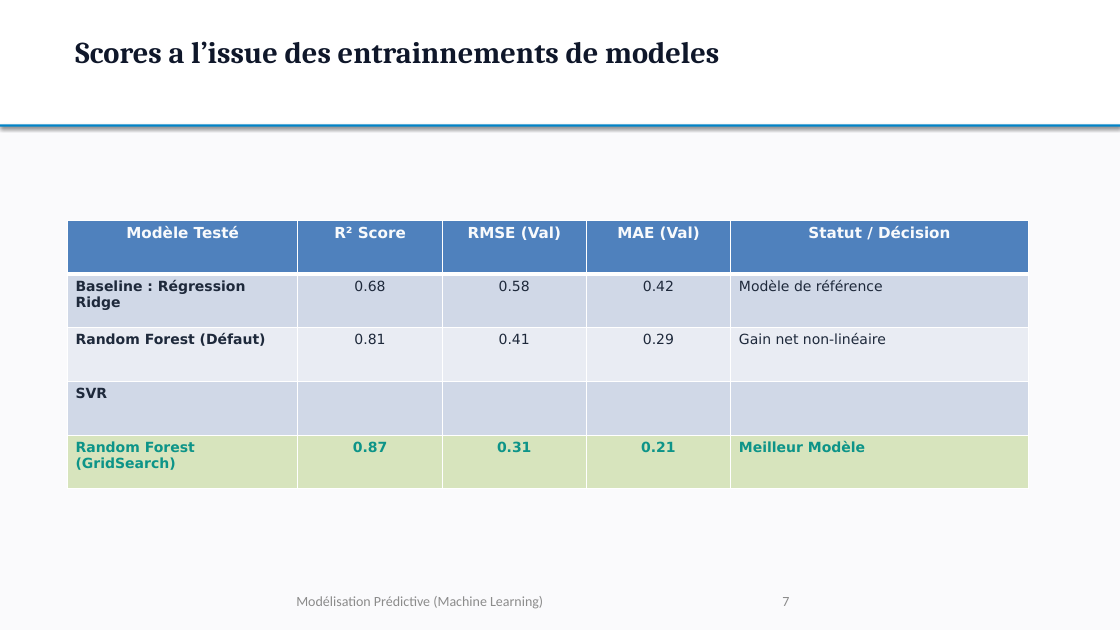
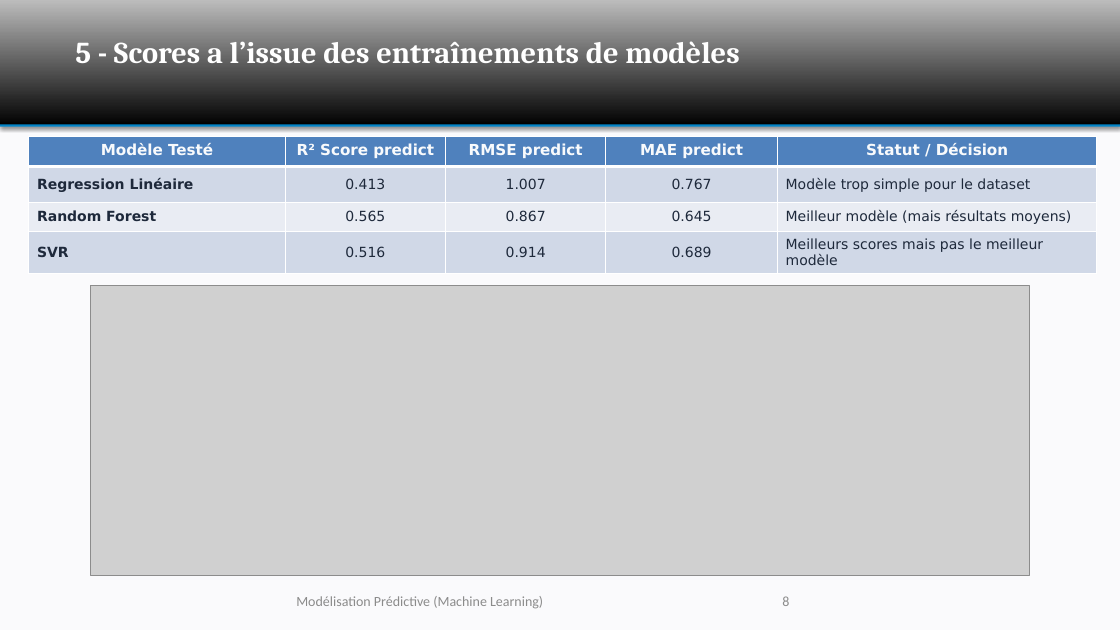
Before and after one commit to DavidRichomme/OC_P3_Anticipez_les_besoins_en_consommation_de_batiments, a slide deck: slide 8 of OC_P3_Support_Presentation.pptx (slide 7 before the commit). Drawn at 1120x630 pixels with LibreOffice and Linux fonts; fonts in the diff are those of the drawing; grey boxes stand for pictures; background and template pictures are left out. Boxes give left, top, right and bottom in pixels: in the first picture for what was removed or moved away, otherwise in the second. Text is boxed around its words. In the diff, an @@ line names an element or a change of style, - is before the commit and + after.

```diff
--- a/OC_P3_Support_Presentation.pptx
+++ b/OC_P3_Support_Presentation.pptx
@@ rectangle at <box>0,0,1120,126</box>: fill #FFFFFF to gradient #000000 to #BDBDBD @@
@@ text at <box>75,41,739,70</box>: text changed; text colour #0F172A to #FFFFFF @@
-Scores a l’issue des entrainnements de modeles
+5 - Scores a l’issue des entraînements de modèles
@@ table at <box>29,137,1097,274</box> @@
-row 1: Modèle Testé | R² Score | RMSE (Val) | MAE (Val) | Statut / Décision
-row 2: Baseline : Régression Ridge | 0.68 | 0.58 | 0.42 | Modèle de référence
-row 3: Random Forest (Défaut) | 0.81 | 0.41 | 0.29 | Gain net non-linéaire
-row 4: SVR |  |  |  | 
-row 5: Random Forest (GridSearch) | 0.87 | 0.31 | 0.21 | Meilleur Modèle
+row 1: Modèle Testé | R² Score predict | RMSE predict | MAE predict | Statut / Décision
+row 2: Regression Linéaire | 0.413 | 1.007 | 0.767 | Modèle trop simple pour le dataset
+row 3: Random Forest | 0.565 | 0.867 | 0.645 | Meilleur modèle (mais résultats moyens)
+row 4: SVR | 0.516 | 0.914 | 0.689 | Meilleurs scores mais pas le meilleur modèle
@@ table: place and size @@
-table at <box>67,220,1029,489</box>
+table at <box>29,137,1097,274</box>
@@ picture added at <box>91,286,1029,576</box> @@
@@ page number at <box>782,596,789,606</box>: text changed @@
-7
+8
```
Also in this commit, not shown: 9 other slides changed, 1 slide added, 6 other files.
